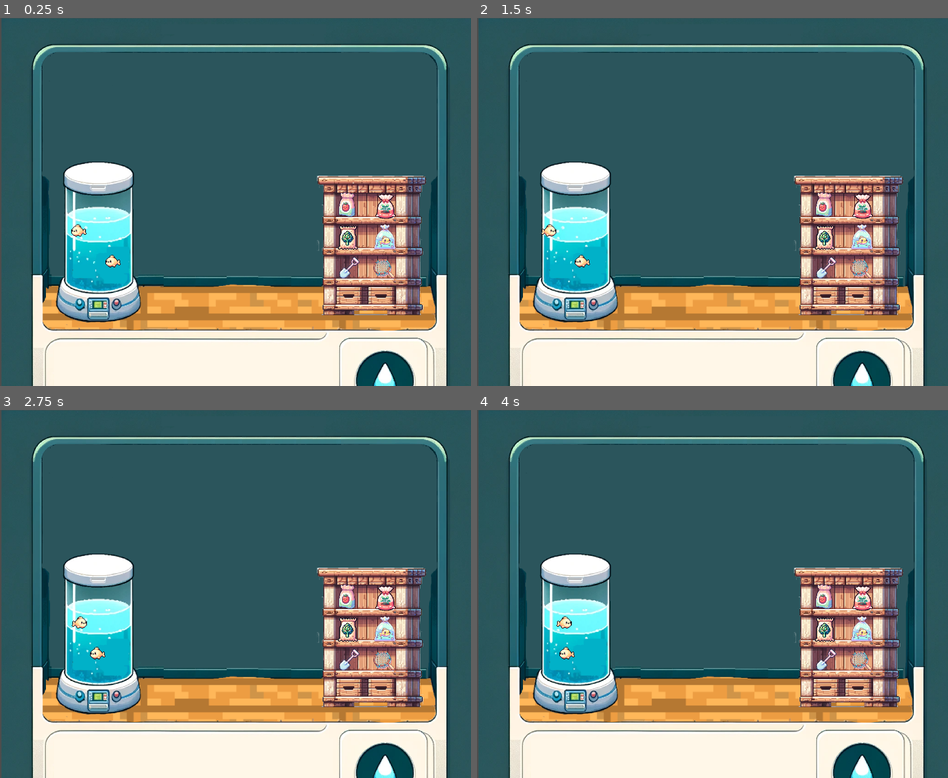
Above: before the commit, frames 1-4 (two rows, left to right).
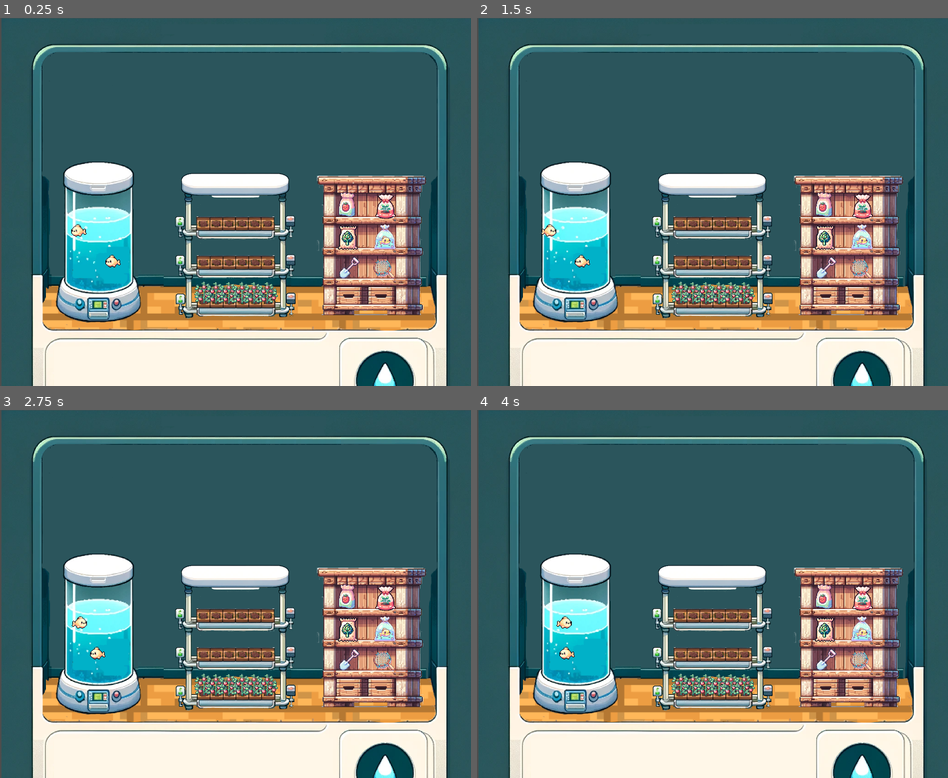
Above: after the commit, the same moments.

Repository: IkramKo/vertigrow
Game: Godot game, scene res://levels/farm.tscn
Two runs of this game, one before a commit and one after it. Both use one fixed random seed, a clock stepped at 60 frames per second and the inputs below.
Inputs (mouse positions are in pixels of both pictures, inside the frame that each line leads up to):
- Up to frame 1 (0.25 s): no input
- Up to frame 2 (1.5 s): move the mouse to (816, 183) at 0.52 s; click (816, 183) at 0.67 s; tap Enter at 1.25 s; move the mouse to (618, 220) at 1.27 s; click (618, 220) at 1.42 s
- Up to frame 3 (2.75 s): move the mouse to (282, 513) at 2.02 s; click (282, 513) at 2.17 s
- Up to frame 4 (4 s): move the mouse to (688, 667) at 2.77 s; click (688, 667) at 2.92 s; move the mouse to (853, 649) at 3.52 s; click (853, 649) at 3.67 s

The runs differ from the first frame. In frame 1, 6.4% of the frame differs, in the area x 37-63%, y 42-82%; in frame 2, 6.4%; in frame 3, 6.4%; in frame 4, 6.4%.

Commit message:
tomato_row

Diff:
--- a/game/levels/farm.tscn
+++ b/game/levels/farm.tscn
@@ -6,11 +6,13 @@
 [ext_resource type="PackedScene" uid="uid://djtq56ygvrbqv" path="res://objects_characters/background.tscn" id="4_7ghox"]
 [ext_resource type="PackedScene" uid="uid://bqot3skeg4r10" path="res://objects_characters/basil_seedbag.tscn" id="5_ooju2"]
 [ext_resource type="PackedScene" uid="uid://camsn3h07tinv" path="res://objects_characters/tomato_seedbag.tscn" id="6_31ubx"]
-[ext_resource type="PackedScene" path="res://objects_characters/kale_seedbag.tscn" id="7_kkfxx"]
-[ext_resource type="PackedScene" path="res://objects_characters/fish_bag.tscn" id="8_ck64m"]
-[ext_resource type="PackedScene" path="res://objects_characters/gardening_shovel.tscn" id="9_howm3"]
-[ext_resource type="PackedScene" path="res://objects_characters/fishnet.tscn" id="10_ov42f"]
+[ext_resource type="PackedScene" uid="uid://5421bw6cbdbj" path="res://objects_characters/kale_seedbag.tscn" id="7_kkfxx"]
+[ext_resource type="PackedScene" uid="uid://dv0cwh1xgij7n" path="res://objects_characters/fish_bag.tscn" id="8_ck64m"]
+[ext_resource type="PackedScene" uid="uid://drgjd4n7k6o6f" path="res://objects_characters/gardening_shovel.tscn" id="9_howm3"]
+[ext_resource type="PackedScene" uid="uid://cjcg7echwx5bs" path="res://objects_characters/fishnet.tscn" id="10_ov42f"]
 [ext_resource type="Script" path="res://objects_characters/fish_bag.gd" id="11_nnbw1"]
+[ext_resource type="PackedScene" uid="uid://ccdul6ay2pf13" path="res://objects_characters/growbed/growbed.tscn" id="12_rv0us"]
+[ext_resource type="PackedScene" uid="uid://omwq1guf4ale" path="res://objects_characters/plants/tomato_row.tscn" id="13_137p6"]
 
 [node name="Farm" type="Node2D"]
 
@@ -54,3 +56,10 @@
 position = Vector2(57.3333, -30.6666)
 scale = Vector2(0.2, 0.2)
 script = ExtResource("11_nnbw1")
+
+[node name="growbed" parent="." instance=ExtResource("12_rv0us")]
+position = Vector2(325, 580)
+scale = Vector2(1.15, 1.15)
+
+[node name="tomato_row" parent="growbed" instance=ExtResource("13_137p6")]
+position = Vector2(445.217, 490.435)
--- a/game/objects_characters/fish_bag.gd
+++ b/game/objects_characters/fish_bag.gd
@@ -1,4 +1,4 @@
-#extends Node2D
+extends Node2D
 #
 ## Load the scene you want to instantiate
 ##var child_scene = preload("res://path_to_your_scene.tscn")
--- a/game/objects_characters/growbed/base_growbed.tscn
+++ b/game/objects_characters/growbed/base_growbed.tscn
@@ -1,11 +1,19 @@
-[gd_scene load_steps=2 format=3 uid="uid://dej6hwpsqd3pc"]
+[gd_scene load_steps=3 format=3 uid="uid://dej6hwpsqd3pc"]
 
 [ext_resource type="Texture2D" uid="uid://c808ce1e2564b" path="res://assets/base_growbed.png" id="1_hrf8p"]
 
+[sub_resource type="RectangleShape2D" id="RectangleShape2D_x1ow1"]
+size = Vector2(387, 135.25)
+
 [node name="Base Growbed" type="Node2D"]
+scale = Vector2(1.15, 1.15)
 
 [node name="StaticBody2D" type="StaticBody2D" parent="."]
 
 [node name="Sprite2D" type="Sprite2D" parent="StaticBody2D"]
 position = Vector2(513, 513)
 texture = ExtResource("1_hrf8p")
+
+[node name="CollisionShape2D" type="CollisionShape2D" parent="StaticBody2D"]
+position = Vector2(527.5, 484.375)
+shape = SubResource("RectangleShape2D_x1ow1")
--- /dev/null
+++ b/game/objects_characters/growbed/growbed.tscn
@@ -0,0 +1,19 @@
+[gd_scene load_steps=3 format=3 uid="uid://ccdul6ay2pf13"]
+
+[ext_resource type="PackedScene" uid="uid://bx7br7l1mo5xb" path="res://objects_characters/growbed/top_growbed.tscn" id="1_hfcs8"]
+[ext_resource type="PackedScene" uid="uid://dej6hwpsqd3pc" path="res://objects_characters/growbed/base_growbed.tscn" id="2_cgihw"]
+
+[node name="growbed" type="Node2D"]
+
+[node name="Top Growbed" parent="." instance=ExtResource("1_hfcs8")]
+position = Vector2(387, 69)
+scale = Vector2(1.15, 1.15)
+
+[node name="Bottom Growbed" parent="." instance=ExtResource("2_cgihw")]
+position = Vector2(2, -9)
+
+[node name="Middle Growbed" parent="." instance=ExtResource("2_cgihw")]
+position = Vector2(1, -155)
+
+[node name="Upper Growbed" parent="." instance=ExtResource("2_cgihw")]
+position = Vector2(0, -302)
--- /dev/null
+++ b/game/objects_characters/plants/tomato_row.tscn
@@ -0,0 +1,24 @@
+[gd_scene load_steps=2 format=3 uid="uid://omwq1guf4ale"]
+
+[ext_resource type="PackedScene" uid="uid://d57ig62b2jnv" path="res://objects_characters/plants/tomato.tscn" id="1_cwp4p"]
+
+[node name="tomato_row" type="Node2D"]
+scale = Vector2(0.15, 0.15)
+
+[node name="Tomato2" parent="." instance=ExtResource("1_cwp4p")]
+position = Vector2(26.6667, -6.66667)
+
+[node name="Tomato" parent="." instance=ExtResource("1_cwp4p")]
+position = Vector2(326.667, 0)
+
+[node name="Tomato3" parent="." instance=ExtResource("1_cwp4p")]
+position = Vector2(653.333, 0)
+
+[node name="Tomato4" parent="." instance=ExtResource("1_cwp4p")]
+position = Vector2(986.667, 6.66667)
+
+[node name="Tomato5" parent="." instance=ExtResource("1_cwp4p")]
+position = Vector2(1286.67, 0)
+
+[node name="Tomato6" parent="." instance=ExtResource("1_cwp4p")]
+position = Vector2(1620, 0)
Not shown: 1 places in game/levels/farm.tscn that only renumber resources
